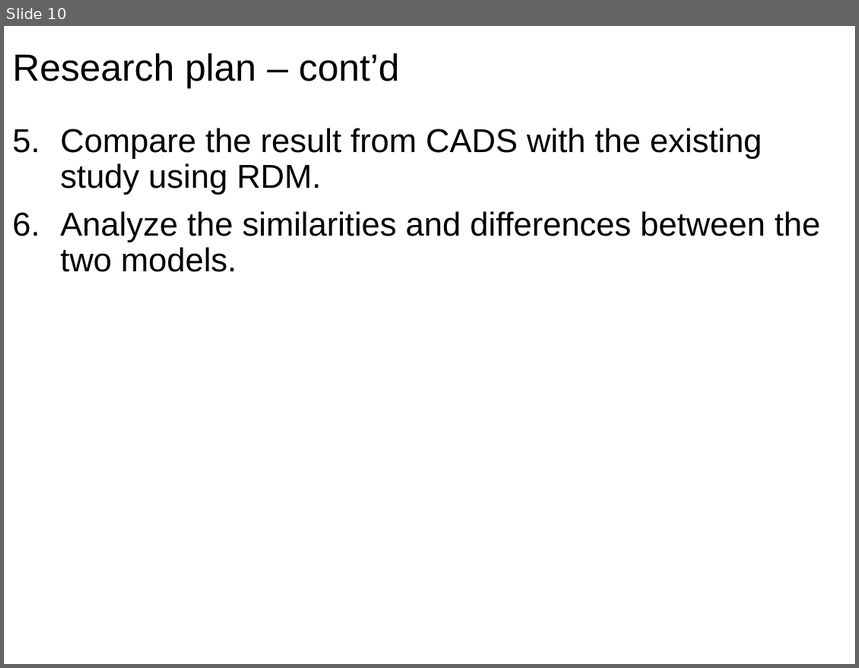
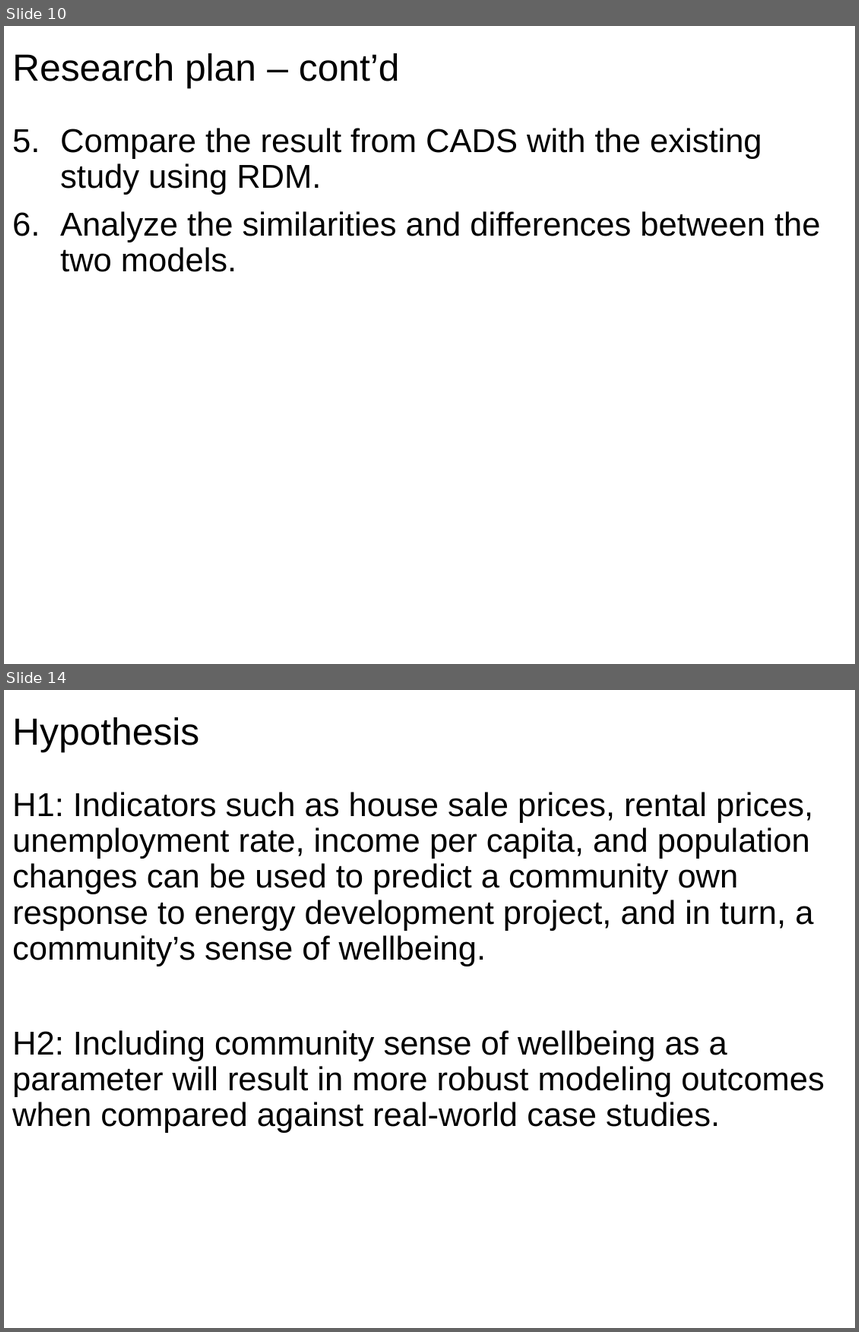
Before and after one commit to chenzhenguo/CADS, a slide deck: 05_Active_Research_Projects/01_research for high impact journal/01_Outlines/ResearchPlans.pptx. Shown one above the other, each under a label of ours: slide 10 before the commit, slides 10 and 14 after it; the slides between them are not shown. The pictures are 859x668 and 859x1332 pixels, drawn with LibreOffice and Linux fonts; fonts in the diff are those of the drawing; background and template pictures are left out. Boxes give left, top, right and bottom in pixels: in the first picture for what was removed or moved away, otherwise in the second. Text is boxed around its words. In the diff, an @@ line names an element or a change of style, - is before the commit and + after.

```diff
--- a/05_Active_Research_Projects/01_research for high impact journal/01_Outlines/ResearchPlans.pptx
+++ b/05_Active_Research_Projects/01_research for high impact journal/01_Outlines/ResearchPlans.pptx
@@ slide 14 added at (4,690,855,1328), background #FFFFFF @@
@@ title added at (12,717,199,752), 32 pt, text #000000 @@
+Hypothesis
@@ text added at (12,792,825,1133), 28 pt, text #000000 @@
+H1: Indicators such as house sale prices, rental prices, unemployment rate, income per capita, and population changes can be used to predict a community own response to energy development project, and in turn, a community’s sense of wellbeing.
+H2: Including community sense of wellbeing as a parameter will result in more robust modeling outcomes when compared against real-world case studies.
@@ page number added at (18,1280,59,1314), 14 pt, text #FFFFFF @@
+14
```
Also in this commit, not shown: 4 slides changed, 3 other slides added, 43 other files.
